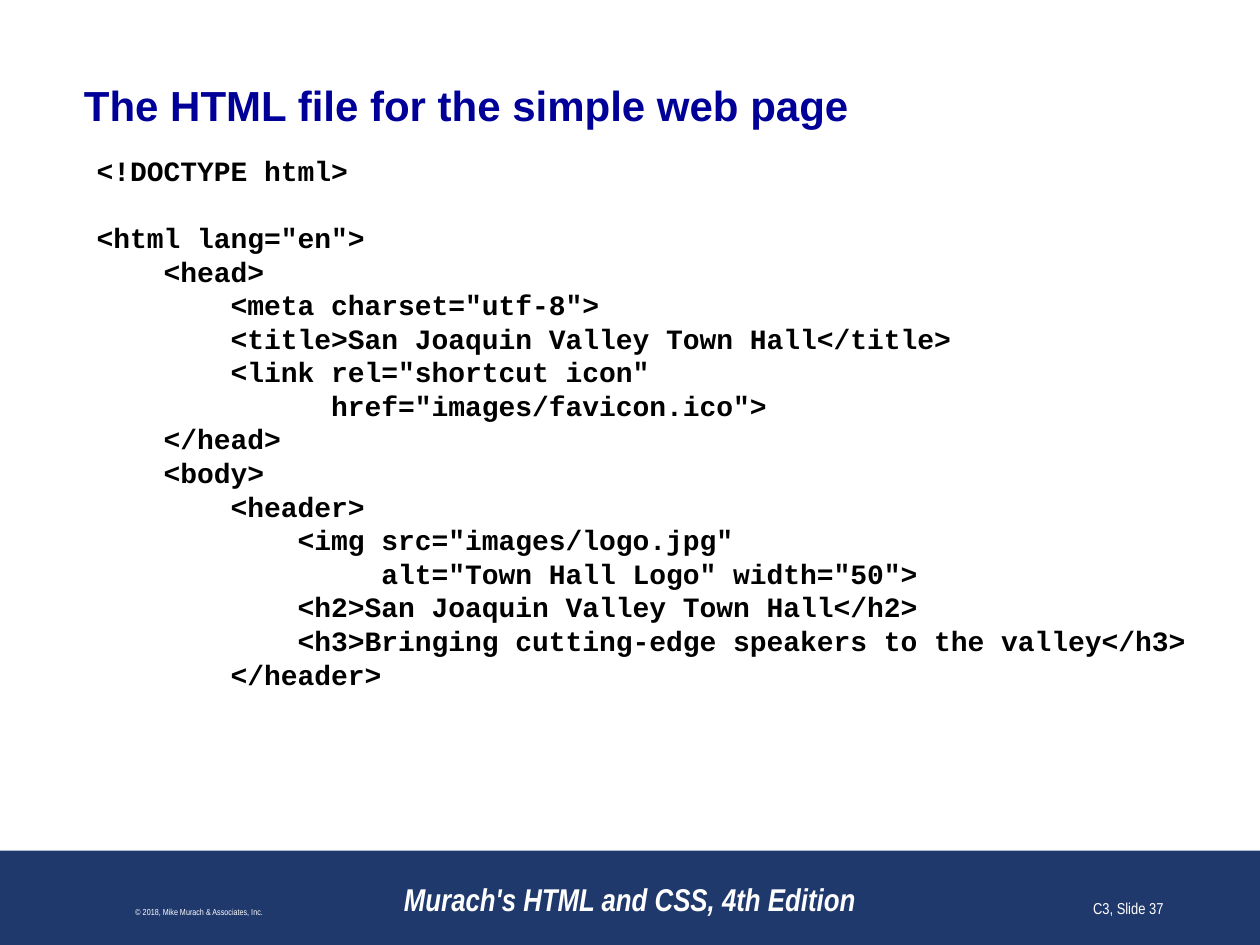
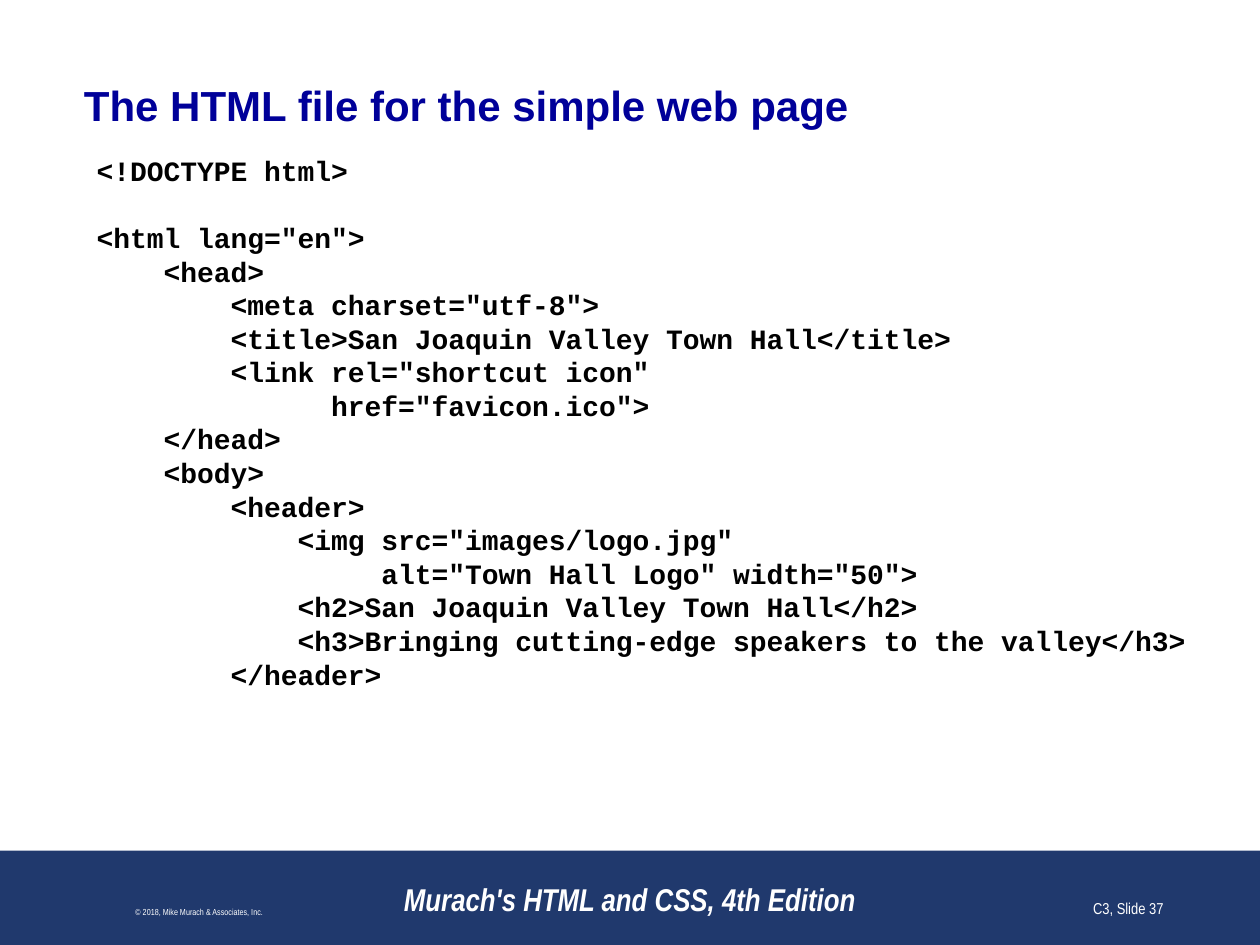
Before and after one commit to paulsmithkc/awd1000_base_lab_and_homework, a slide deck: slide 37 of murach_html_4e/slides/Chapter 3 slides (Revised).pptx. Drawn at 1260x945 pixels with LibreOffice and Linux fonts; fonts in the diff are those of the drawing; background and template pictures are left out. Boxes give left, top, right and bottom in pixels: in the first picture for what was removed or moved away, otherwise in the second. Text is boxed around its words. In the diff, an @@ line names an element or a change of style, - is before the commit and + after.

Commit message:
fixing favicon path

```diff
--- a/murach_html_4e/slides/Chapter 3 slides (Revised).pptx
+++ b/murach_html_4e/slides/Chapter 3 slides (Revised).pptx
@@ text at (331,396,649,417): text changed @@
-href="images/favicon.ico">
+href="favicon.ico">
```
